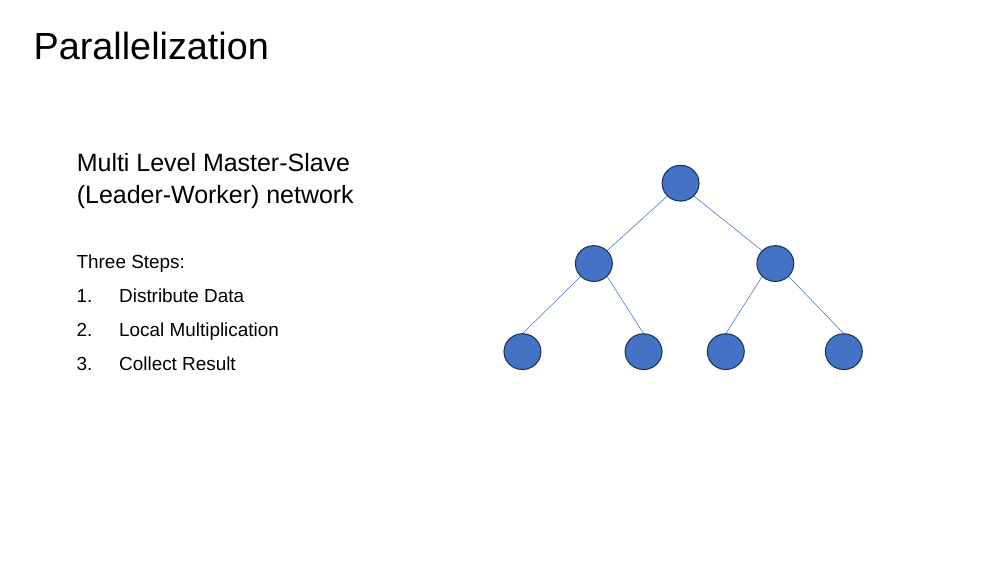
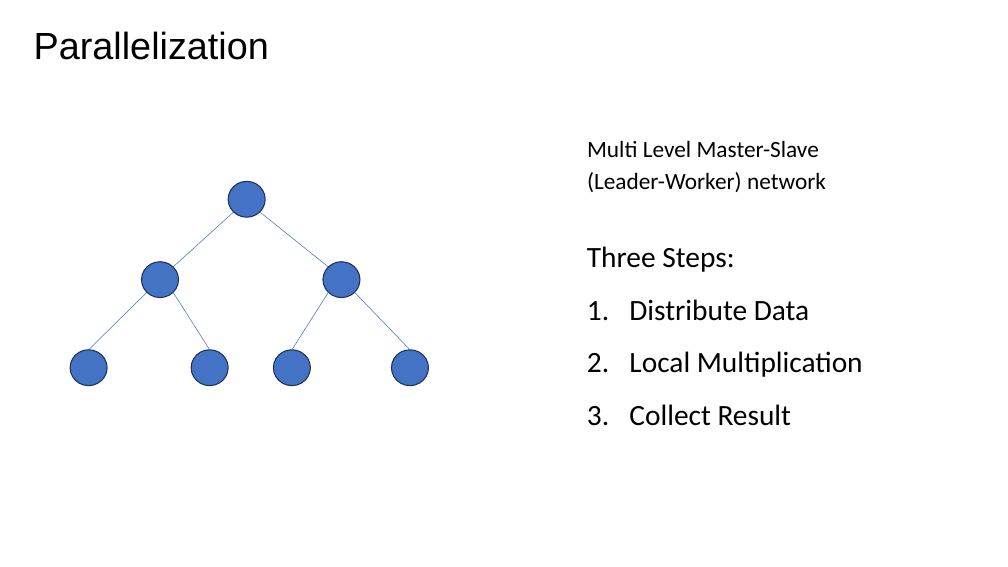
Before and after one commit to zhuliang21/Parallel-Matrix-Multiplication, a slide deck: slide 4 of powerpoint/Pre.pptx. Drawn at 1008x567 pixels with LibreOffice and Linux fonts; fonts in the diff are those of the drawing. Boxes give left, top, right and bottom in pixels: in the first picture for what was removed or moved away, otherwise in the second. Text is boxed around its words. In the diff, an @@ line names an element or a change of style, - is before the commit and + after.

```diff
--- a/powerpoint/Pre.pptx
+++ b/powerpoint/Pre.pptx
@@ text "Multi Level Master-Slave": place and size @@
-text "Multi Level Master-Slave" at (77, 153, 353, 208)
+text "Multi Level Master-Slave" at (587, 140, 826, 192)
@@ text "Multi Level Master-Slave" at (587, 140, 826, 192): size 23.8 to 22.2 pt, font Arial to Calibri; line spacing 0.7 to 0.8 @@
@@ text "Three Steps:": place and size @@
-text "Three Steps:" at (77, 254, 279, 370)
+text "Three Steps:" at (587, 246, 863, 426)
@@ text "Three Steps:" at (587, 246, 863, 426): size 18 to 28 pt, font Arial to Calibri @@
@@ 7 ellipses, 6 lines: place and size @@
-7 ellipses, 6 lines at (504, 166, 863, 369)
+7 ellipses, 6 lines at (70, 181, 429, 386)
```
Also in this commit, not shown: 9 other slides changed, 3 slides added, 1 slide removed, 7 other files.
